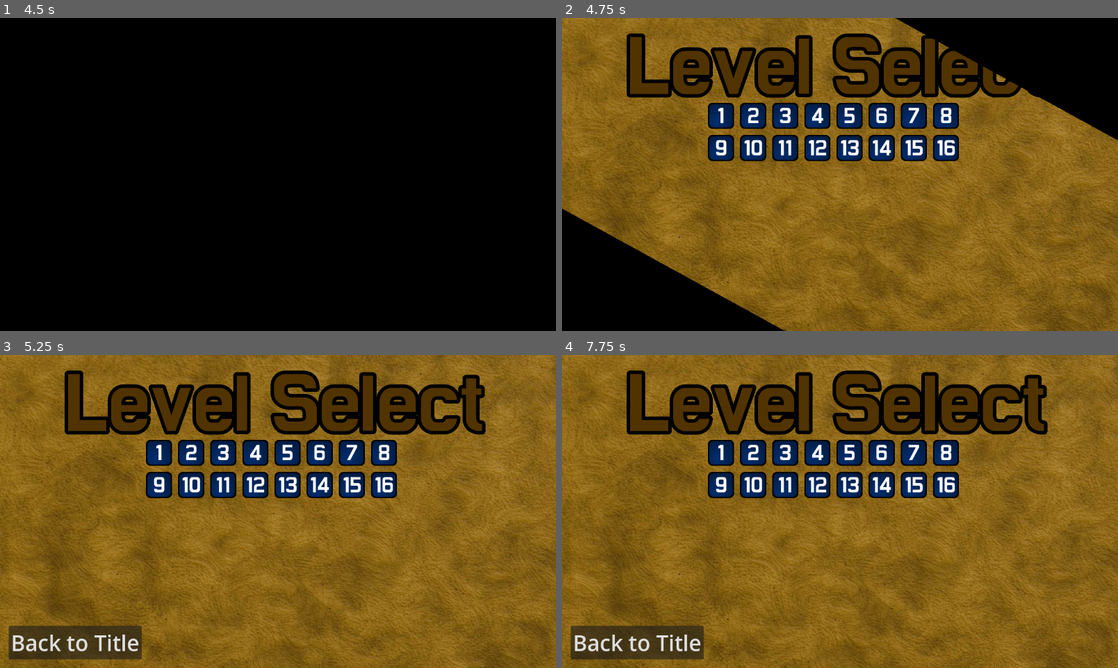
Above: before the commit, frames 1-4 (two rows, left to right).
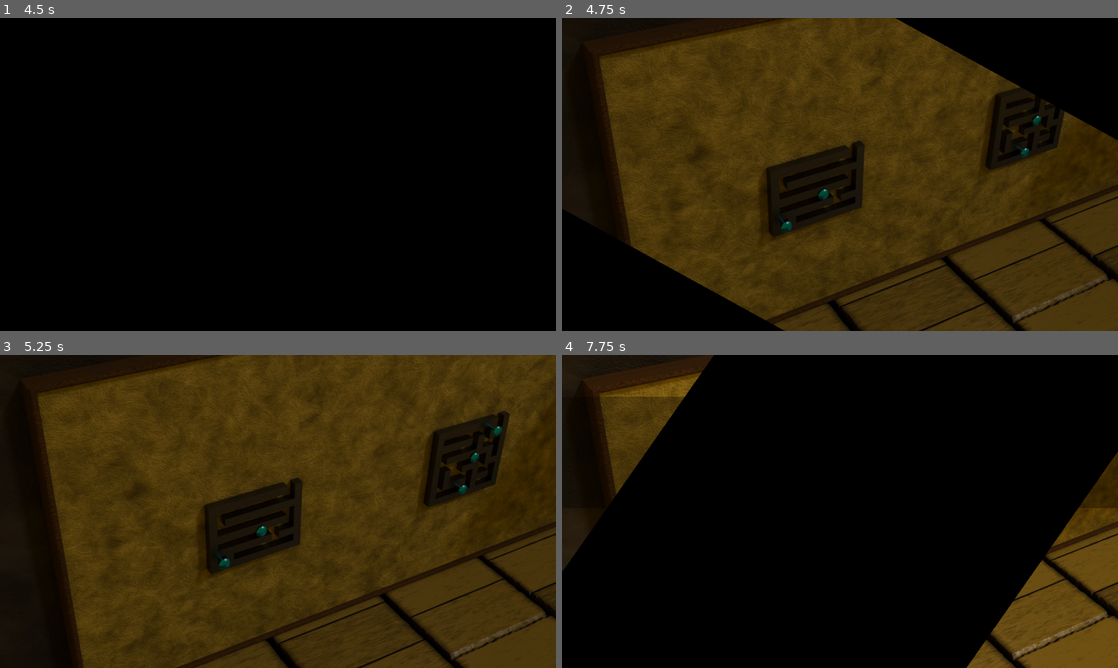
Above: after the commit, the same moments.

Repository: JusPSLiu/Mazeling-Escape
Game: Godot game, scene res://Scenes/Screens/godotSplashscreen.tscn
Same seed, same stepped clock (60 frames per second), same inputs: the game is played once before the commit and once after it.
Inputs (mouse positions are in pixels of both pictures, inside the frame that each line leads up to):
- Up to frame 1 (4.5 s): tap Enter every 0.75 s from 0.5 to 4.25 s; move the mouse to (400, 158) at 0.52 s; hold Right (ui_right) 0.53-2.03 s; click (400, 158) at 0.67 s; tap Up (ui_up) at 0.77, 1.52, 3.02, 3.77 s; move the mouse to (166, 190) at 1.27 s; click (166, 190) at 1.42 s; move the mouse to (333, 105) at 2.02 s; hold Left (ui_left) 2.03-2.78 s; click (333, 105) at 2.17 s; move the mouse to (250, 237) at 2.77 s; hold Right (ui_right) 2.78-4.28 s; click (250, 237) at 2.92 s; move the mouse to (444, 221) at 3.52 s; click (444, 221) at 3.67 s; tap Escape at 4.15 s; move the mouse to (111, 127) at 4.27 s; hold Left (ui_left) from 4.28 s (still down); click (111, 127) at 4.42 s
- Up to frame 2 (4.75 s): keep holding Left (ui_left); tap Up (ui_up) at 4.52 s
- Up to frame 3 (5.25 s): move the mouse to (305, 511) at 5.02 s; release Left (ui_left) at 5.03 s; hold Right (ui_right) from 5.03 s (still down); click (305, 511) at 5.17 s
- Up to frame 4 (7.75 s): move the mouse to (756, 433) at 5.77 s; release Right (ui_right) at 5.78 s; hold Left (ui_left) 5.78-7.25 s; click (756, 433) at 5.92 s; tap Up (ui_up) at 6.02, 6.77 s; move the mouse to (962, 495) at 6.52 s; click (962, 495) at 6.67 s; click (840, 558) at 7.25 s

Frame 1 is identical in both runs. In frame 2, 79% of the frame differs, in the area x 0-100%, y 0-100%; in frame 3, 93%; in frame 4, 92%.

Commit message:
bug fixes

Diff:
--- a/Scenes/Levels/level_13.tscn
+++ b/Scenes/Levels/level_13.tscn
@@ -30,7 +30,7 @@
 fader = NodePath("Fader")
 
 [node name="Player" type="TileMapLayer" parent="."]
-tile_map_data = PackedByteArray("AADk/+7/AAAAAAAAAADk//T/AAA …(16095 unchanged characters)… AAAAAAAAAMAAwAAAAAAAAAAAAAAAwAAAAAAAAAAAA=")
+tile_map_data = PackedByteArray("AADk/+7/AAAAAAAAAADk//T/AAA …(16095 unchanged characters)… AAAAAAAAAMAAwAAAAAAAAAAAAAAAwAAAAAAAAAAAD9/wMAAAAAAAAAAAD9////AAAAAAAAAAA=")
 tile_set = SubResource("TileSet_5vlu3")
 
 [node name="Pin2" parent="." instance=ExtResource("3_k5nkh")]
@@ -59,7 +59,7 @@
 
 [node name="GoalArea" parent="." instance=ExtResource("5_tab21")]
 position = Vector2(0, 64)
-scale = Vector2(1.2, 1)
+scale = Vector2(1.4, 1)
 
 [node name="Fader" parent="." instance=ExtResource("6_k7gbh")]
 
--- a/Scenes/Levels/level_7.tscn
+++ b/Scenes/Levels/level_7.tscn
@@ -57,7 +57,7 @@
 shape = SubResource("RectangleShape2D_k14f5")
 
 [node name="GoalArea" parent="." instance=ExtResource("5_c2gue")]
-scale = Vector2(1, 2)
+scale = Vector2(1.3, 2)
 
 [node name="Fader" parent="." instance=ExtResource("6_n8da7")]
 
--- a/Scenes/Screens/TitleScreen.tscn
+++ b/Scenes/Screens/TitleScreen.tscn
@@ -464,9 +464,9 @@
 [node name="ButtonSound" type="AudioStreamPlayer" parent="SettingsMenu"]
 
 [node name="LevelLayer" type="CanvasLayer" parent="."]
+visible = false
 
 [node name="ChapterMenu" type="TextureRect" parent="LevelLayer"]
-process_mode = 4
 z_index = 1
 anchors_preset = 15
 anchor_right = 1.0
--- a/Scripts/levelScript.gd
+++ b/Scripts/levelScript.gd
@@ -1,6 +1,6 @@
 extends Node2D
 
-const maxNum = 14
+const maxNum = 15
 
 @export var myNum = 0
 @export var fader : AnimationPlayer
--- a/project.godot
+++ b/project.godot
@@ -24,6 +24,7 @@
 
 window/size/viewport_width=1280
 window/size/viewport_height=720
+window/size/mode=3
 window/stretch/mode="viewport"
 
 [global_group]
